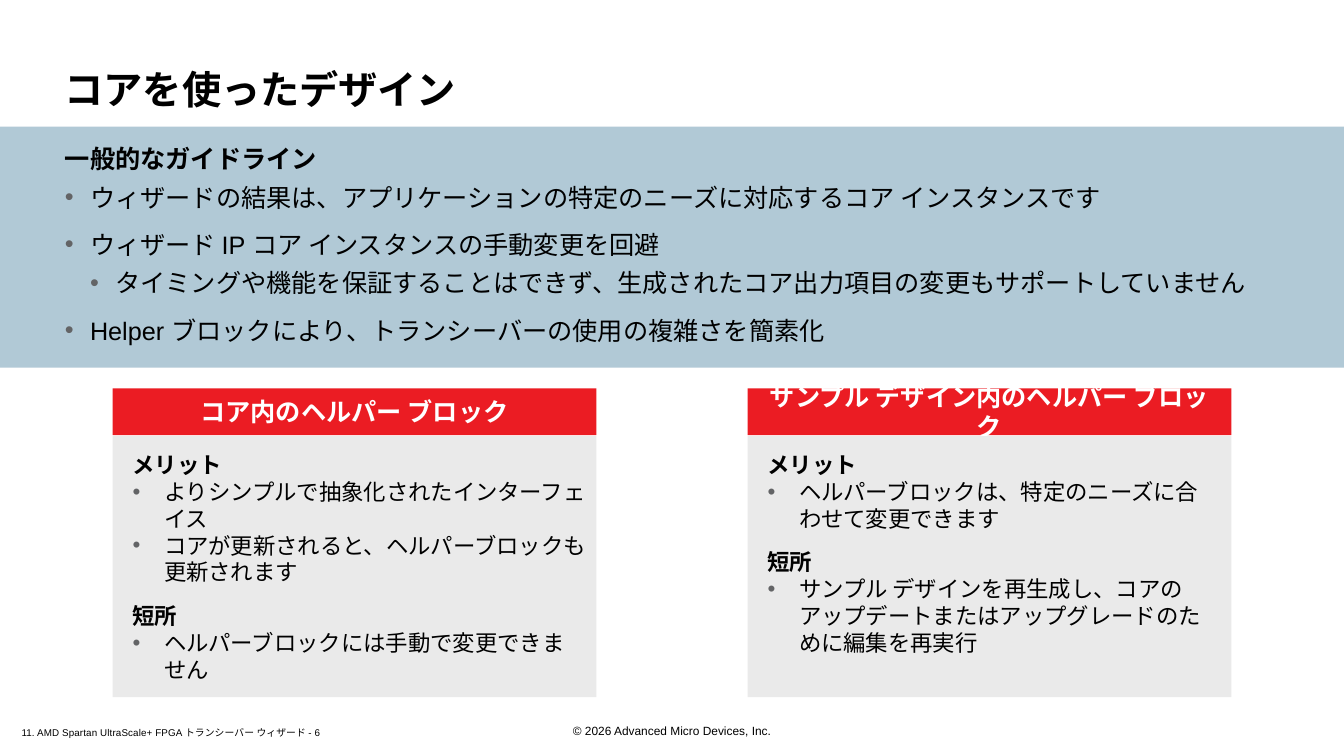
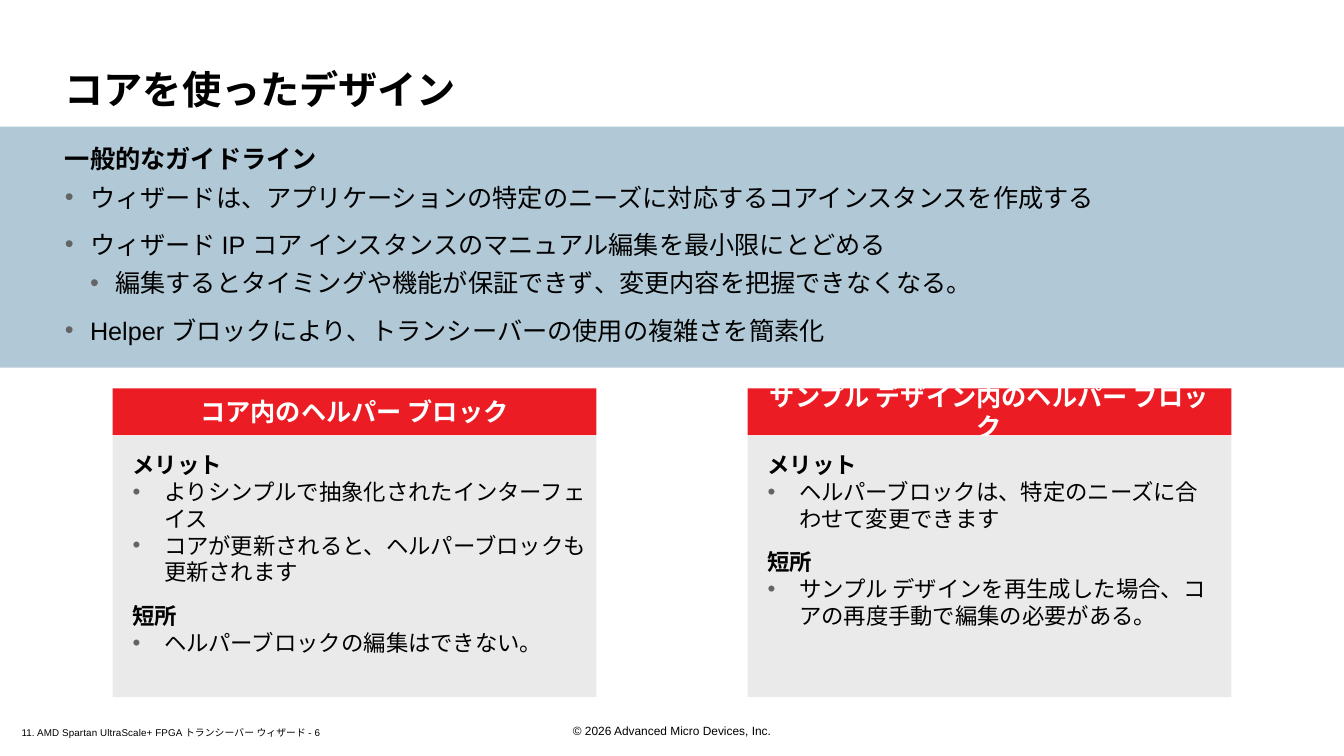
Before and after one commit to hdlabjk/spusp, a slide deck: slide 6 of doc/slides_docx/11. AMD Spartan UltraScale+ FPGAs Transceivers Wizard_ILT_translated_ja.pptx. Drawn at 1344x756 pixels with LibreOffice and Linux fonts; fonts in the diff are those of the drawing; background and template pictures are left out. Boxes give left, top, right and bottom in pixels: in the first picture for what was removed or moved away, otherwise in the second. Text is boxed around its words. In the diff, an @@ line names an element or a change of style, - is before the commit and + after.

```diff
--- a/doc/slides_docx/11. AMD Spartan UltraScale+ FPGAs Transceivers Wizard_ILT_translated_ja.pptx
+++ b/doc/slides_docx/11. AMD Spartan UltraScale+ FPGAs Transceivers Wizard_ILT_translated_ja.pptx
@@ text at [90, 185, 1094, 294]: text changed @@
-• ウィザードの結果は、アプリケーションの特定のニーズに対応するコア インスタンスです
-• ウィザード IP コア インスタンスの手動変更を回避
-  • タイミングや機能を保証することはできず、生成されたコア出力項目の変更もサポートしていません
+• ウィザードは、アプリケーションの特定のニーズに対応するコアインスタンスを作成する
+• ウィザード IP コア インスタンスのマニュアル編集を最小限にとどめる
+  • 編集するとタイミングや機能が保証できず、変更内容を把握できなくなる。
@@ text at [799, 578, 1206, 626]: text changed @@
-• サンプル デザインを再生成し、コアのアップデートまたはアップグレードのために編集を再実行
+• サンプル デザインを再生成した場合、コアの再度手動で編集の必要がある。
@@ text at [164, 632, 542, 653]: text changed @@
-• ヘルパーブロックには手動で変更できません
+• ヘルパーブロックの編集はできない。
```
Also in this commit, not shown: 8 other slides changed, 10 other files.
